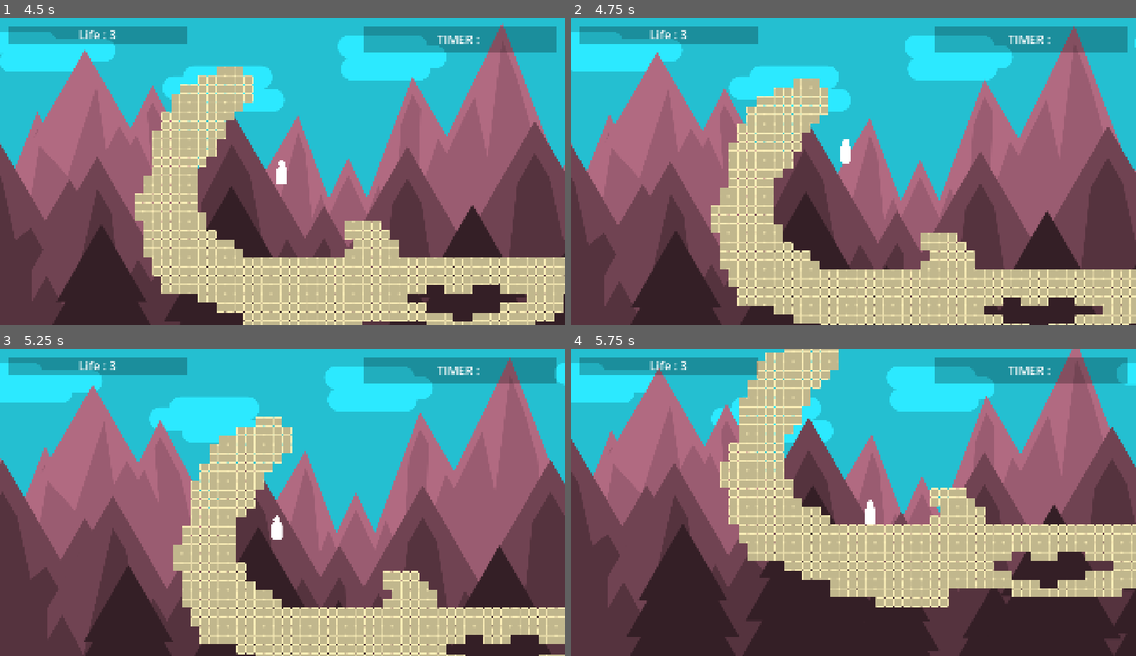
Above: before the commit, frames 1-4 (two rows, left to right).
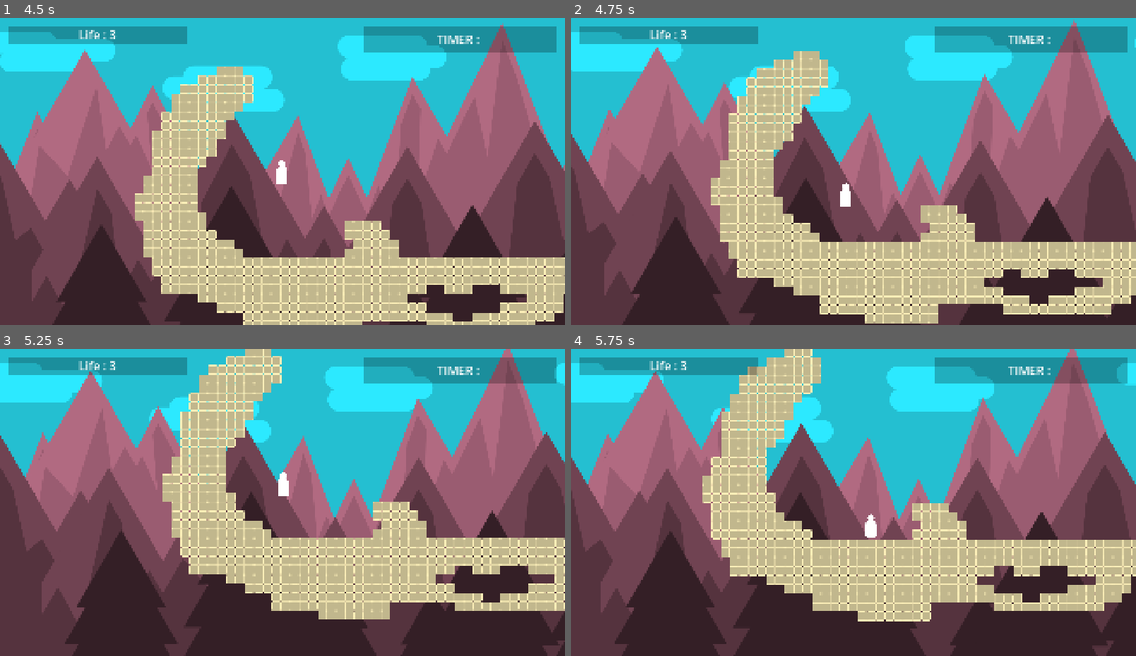
Above: after the commit, the same moments.

Repository: Yuna-Fr/AccessibilityGame
Game: Godot game, scene res://Scenes/Lvl_Circuit.tscn
The game is run twice, just before and just after one commit, with the same random seed, the same clock (stepped at 60 frames per second) and the same inputs. Sound files missing from this copy of the repository are replaced by a short silence.
Inputs (mouse positions are in pixels of both pictures, inside the frame that each line leads up to):
- Up to frame 1 (4.5 s): tap Enter at 0.5 s; move the mouse to (90, 174) at 0.52 s; hold Space (Action) 0.53-1.28 s; hold D (Move_Right) 0.53-2.03 s; click (90, 174) at 0.67 s; tap W (Move_Up) at 0.77, 1.52, 3.02, 3.77 s; move the mouse to (169, 186) at 1.27 s; tap Space (Action) at 1.35, 2.85 s; move the mouse to (339, 103) at 2.02 s; hold A (Move_Left) 2.03-2.78 s; hold Space (Action) 2.03-2.78 s; tap Q (SwapScene) at 2.1, 4.35 s; move the mouse to (254, 232) at 2.77 s; hold D (Move_Right) 2.78-4.28 s; click (254, 232) at 2.92 s; move the mouse to (452, 217) at 3.52 s; hold Space (Action) 3.53-4.28 s; move the mouse to (113, 125) at 4.27 s; hold A (Move_Left) from 4.28 s (still down)
- Up to frame 2 (4.75 s): keep holding A (Move_Left); tap W (Move_Up) at 4.52 s; tap Space (Action) at 4.55 s
- Up to frame 3 (5.25 s): move the mouse to (310, 502) at 5.02 s; release A (Move_Left) at 5.03 s; hold D (Move_Right) from 5.03 s (still down); hold Space (Action) from 5.03 s (still down); click (310, 502) at 5.17 s
- Up to frame 4 (5.75 s): keep holding D (Move_Right); keep holding Space (Action)

Frame 1 is identical in both runs. In frame 2, 24% of the frame differs, in the area x 0-100%, y 0-100%; in frame 3, 45%; in frame 4, 28%.

Commit message:
Add respawn local variable

Diff:
--- a/Prefabs/P_Platformer.tscn
+++ b/Prefabs/P_Platformer.tscn
@@ -49,4 +49,8 @@
 wait_time = 0.25
 one_shot = true
 
+[node name="RefreshPos" type="Timer" parent="." unique_id=1535735079]
+autostart = true
+
 [connection signal="timeout" from="Timer" to="." method="_on_timer_timeout"]
+[connection signal="timeout" from="RefreshPos" to="." method="on_refresh_timeout"]
--- a/Scripts/S_PersoPlatformer.gd
+++ b/Scripts/S_PersoPlatformer.gd
@@ -15,9 +15,12 @@
 @onready var soundGround = $SonsCollisionSol
 @onready var coyoteTime = $CoyoteTimer
 @onready var timer = $Timer
+@onready var Refreshtimer = $RefreshPos
 var coyoteOn: bool = false
 @onready var jumpSound = $SonSaut
 @export var respawnpoint : Node2D
+static var easyRespawn: bool = false
+var localRespawn: Vector2
 
 #Variables communes
 static var life: int = 3
@@ -76,9 +79,15 @@
 
 
 	if is_on_floor():
+		if(Refreshtimer.is_stopped()):
+			Refreshtimer.start()
 		if not toggle_ground:
 			toggle_ground = !toggle_ground
 			soundGround.play_random()
+
+
+	if !is_on_floor():
+		Refreshtimer.stop()
 
 		if coyoteOn:
 			coyoteOn = false
@@ -90,12 +99,14 @@
 			coyoteOn = true
 	if !OneButton:
 		if Input.is_action_just_pressed("Action") and ( !coyoteTime.is_stopped() or is_on_floor() ):
+			localRespawn = position
 			jumpSound.play_random()
 			velocity.y = -jump_speed * 2
 			coyoteTime.stop()
 			coyoteOn = true
 	else:
 		if Input.is_action_just_pressed("Move_Down") and ( !coyoteTime.is_stopped() or is_on_floor() ):
+			localRespawn = position
 			jumpSound.play_random()
 			velocity.y = -jump_speed * 2
 			coyoteTime.stop()
@@ -112,7 +123,10 @@
 
 
 func _on_timer_timeout() -> void:
-	position = respawnpoint.position
+	if(!easyRespawn):
+		position = respawnpoint.position
+	else:
+		position = localRespawn
 	life -= 1
 	hp_changed.emit()
 
@@ -125,3 +139,8 @@
 	GameSingletons.get_node("GameOverSound").play()
 	queue_free()
 	print("gameover")
+
+
+func on_refresh_timeout() -> void:
+	localRespawn = position
+	pass # Replace with function body.
